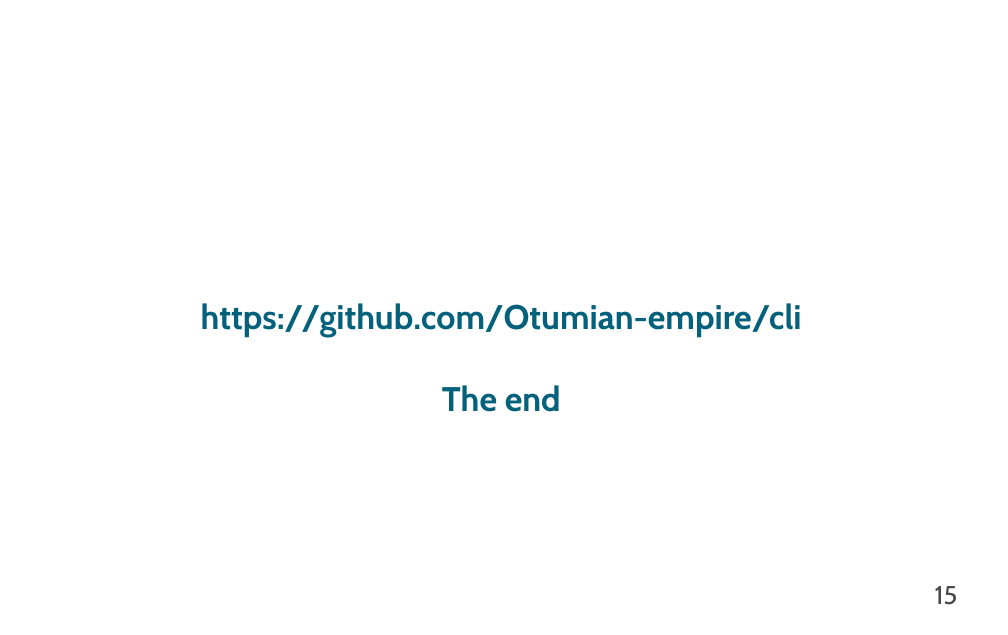
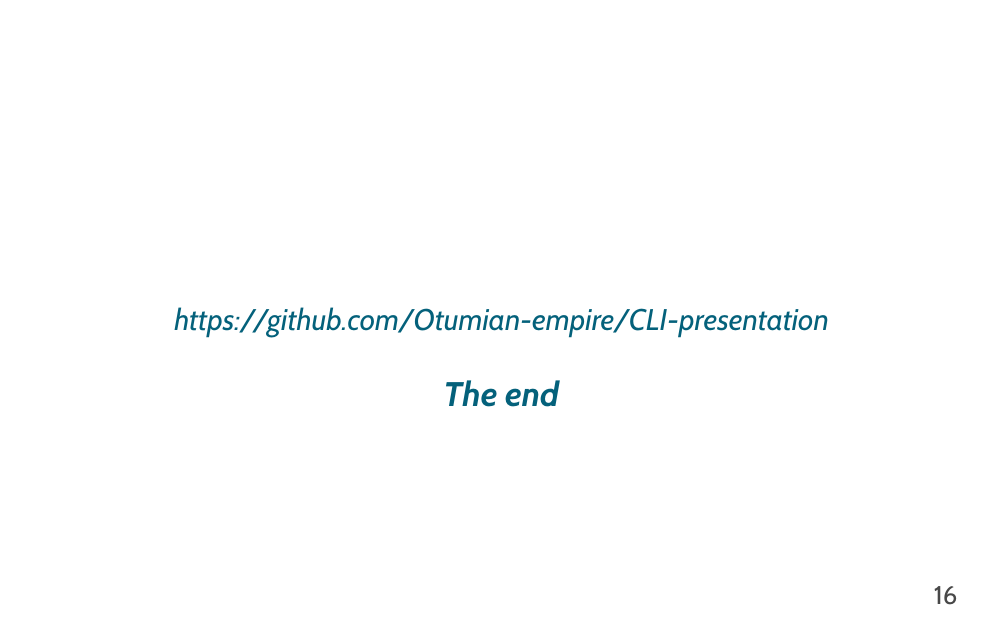
Before and after one commit to Otumian-empire/CLI-presentation, a slide deck: slide 16 of cli.odp (slide 15 before the commit). Drawn at 1008x635 pixels with LibreOffice and Linux fonts; fonts in the diff are those of the drawing; background and template pictures are left out. Boxes give left, top, right and bottom in pixels: in the first picture for what was removed or moved away, otherwise in the second. Text is boxed around its words. In the diff, an @@ line names an element or a change of style, - is before the commit and + after.

```diff
--- a/cli.odp
+++ b/cli.odp
@@ subtitle at box(174, 307, 829, 337): text changed; size 32 to 28 pt; bold off; italic on @@
-https://github.com/Otumian-empire/cli
+https://github.com/Otumian-empire/CLI-presentation
@@ subtitle at box(443, 380, 559, 407): italic on in "The end" @@
@@ page number at box(934, 586, 958, 605): text changed @@
-15
+16
```
Also in this commit, not shown: 10 other slides changed, 4 slides added, 3 slides removed.
